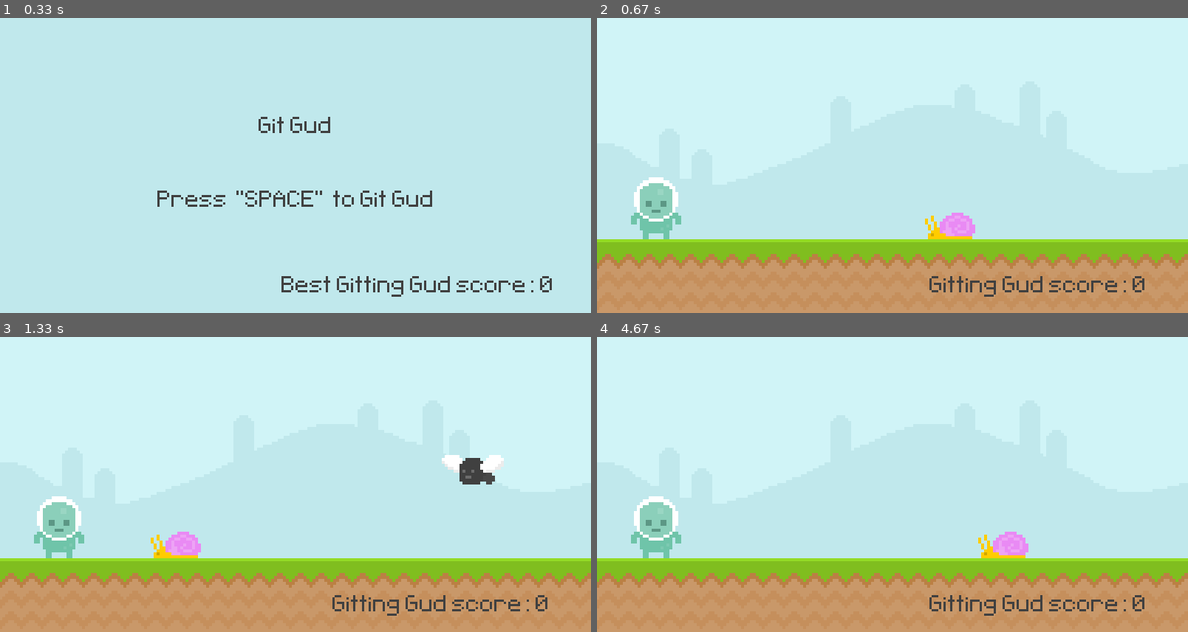
Above: before the commit, frames 1-4 (two rows, left to right).
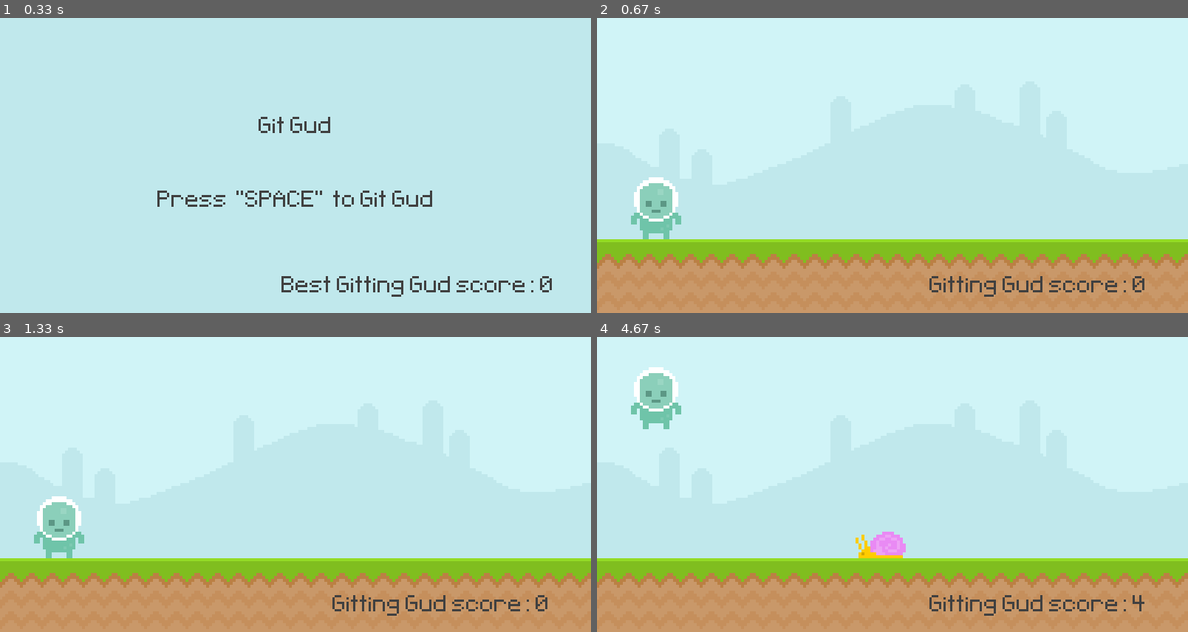
Above: after the commit, the same moments.

Repository: Sendzeagahara/pygame-test-1
Game: pygame game, started from main.py
Same seed, same stepped clock (60 frames per second), same inputs: the game is played once before the commit and once after it.
Inputs:
- Up to frame 1 (0.33 s): no input
- Up to frame 2 (0.67 s): tap Space at 0.33 s
- Up to frame 3 (1.33 s): tap Space at 0.67, 1.07 s
- Up to frame 4 (4.67 s): tap Space at 1.37, 1.9, 2.2, 2.4, 2.7, 2.97, 3.3, 3.6, 3.73, 4.13, 4.43 s

Frame 1 is identical in both runs. In frame 2, 0.6% of the frame differs, in the area x 55-64%, y 66-75%; in frame 3, 1.3%; in frame 4, 3.7%, in the area x 5-93%, y 10-93%.

Commit message:
Random enemy spawn

Diff:
--- a/main.py
+++ b/main.py
@@ -1,5 +1,6 @@
 from sys import exit
 import pygame
+from random import randint
 
 
 def game_active_score():
@@ -13,6 +14,20 @@
     best_score_surface = main_font.render(f'Best Gitting Gud score: {best_score}', False, (64, 64, 64))
     best_score_rectangle = best_score_surface.get_rect(topright=(750, 350))
     screen.blit(best_score_surface, best_score_rectangle)
+
+
+def enemy_movement(enemies):
+    if enemies:
+        for enemy in enemies:
+            enemy.x -= 6
+            if enemy.bottom == 300:
+                screen.blit(snail_surface, enemy)
+            else:
+                screen.blit(fly_surface, enemy)
+        enemies = [enemy for enemy in enemies if enemy.right > 0]
+        return enemies
+    else:
+        return []
 
 
 pygame.init()
@@ -42,11 +57,15 @@
 
 # snail
 snail_surface = pygame.image.load('graphics/Snail/Snail1.png').convert_alpha()
-snail_rectangle = snail_surface.get_rect(midbottom=(600, 300))
 
 # fly
 fly_surface = pygame.image.load('graphics/Fly/Fly1.png').convert_alpha()
-fly_rectangle = fly_surface.get_rect(midbottom=(1000, 200))
+
+enemies_rect_list = []
+
+# timers
+spawn_timer = pygame.USEREVENT + 1
+pygame.time.set_timer(spawn_timer, 1500)
 
 while True:
     # event loop
@@ -64,6 +83,12 @@
                     game_active = True
                     start_time = pygame.time.get_ticks()
 
+        if event.type == spawn_timer and game_active:
+            if randint(0, 1):
+                enemies_rect_list.append(snail_surface.get_rect(bottomright=(randint(900, 1100), 300)))
+            else:
+                enemies_rect_list.append(fly_surface.get_rect(bottomright=(randint(900, 1100), 200)))
+
     if game_active:
         # environment
         screen.blit(sky_surface, (0, 0))
@@ -77,26 +102,17 @@
             player_rectangle.bottom = 300
         screen.blit(player_surface, player_rectangle)
 
-        # snail
-        snail_rectangle.x -= 6
-        if snail_rectangle.right <= 0:
-            snail_rectangle.left = 800
-        screen.blit(snail_surface, snail_rectangle)
-
-        # fly
-        fly_rectangle.x -= 6
-        if fly_rectangle.right <= 0:
-            fly_rectangle.left = 800
-        screen.blit(fly_surface, fly_rectangle)
+        # enemy movement
+        enemies_rect_list = enemy_movement(enemies_rect_list)
 
         # collisions
-        if player_rectangle.colliderect(snail_rectangle) or player_rectangle.colliderect(fly_rectangle):
-            game_active = False
-            if best_score < (pygame.time.get_ticks() - start_time) // 1000:
-                best_score = (pygame.time.get_ticks() - start_time) // 1000
-            player_rectangle.bottom = 300
-            snail_rectangle.x = 600
-            fly_rectangle.x = 1000
+        for enemy_rect in enemies_rect_list:
+            if player_rectangle.colliderect(enemy_rect):
+                if best_score < (pygame.time.get_ticks() - start_time) // 1000:
+                    best_score = (pygame.time.get_ticks() - start_time) // 1000
+                player_rectangle.bottom = 300
+                enemies_rect_list = []
+                game_active = False
     else:
         screen.fill('#c0e8ec')
         screen.blit(game_over_surface_1, game_over_rectangle_1)
